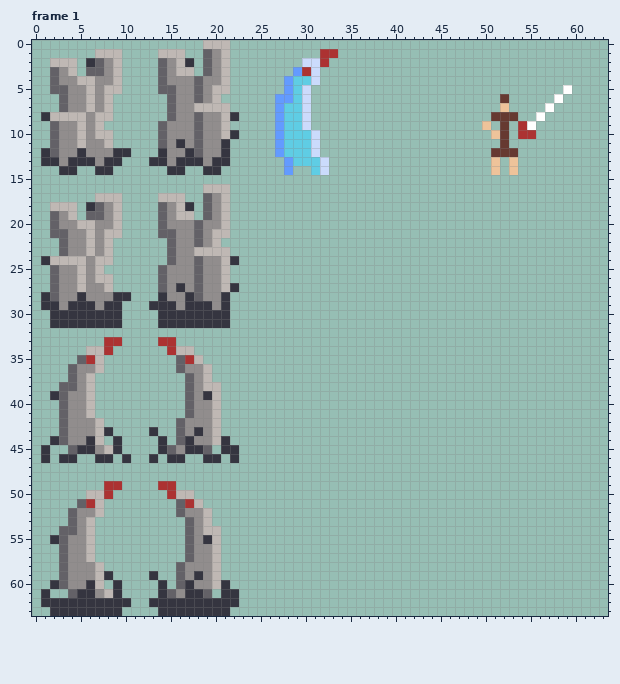
File history of a pixel-art file, NonUnitySources/Aseprite/Sprites Assorted F4.aseprite. Above, as it was before the edit.
64x64 pixels, 4 frames. Shown: frame 1. The commit also changed other frames, which this record leaves out.
The same view after the edit:
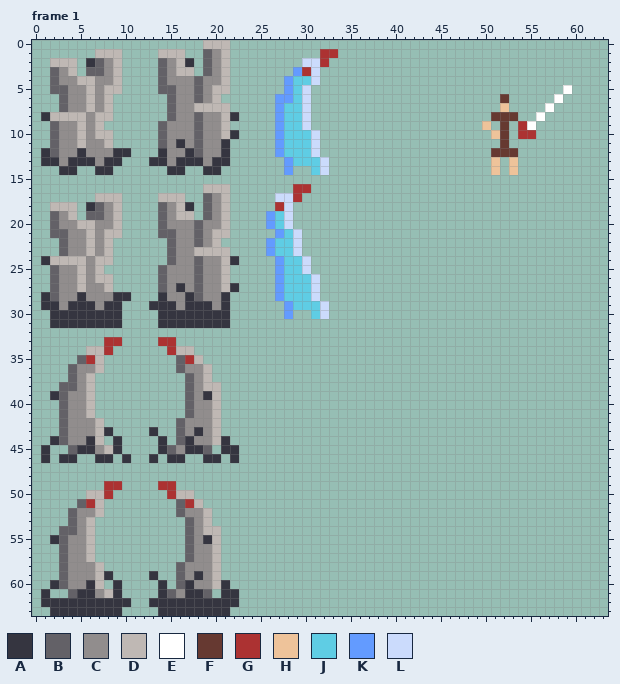
Palette (. is transparent): A #353540  B #636167  C #918d8d  D #bfb8b4  E #ffffff  F #663931  G #ac3232  H #eec39a  J #5fcde4  K #639bff  L #cbdbfc
Edits made:
Frame 1, layer "Layer 1":
There is now colour G in row 16 at x 29 to 30; in row 17 at x 29; in row 18 at x 27.
There is now colour J in rows 19 to 20 at x 27; in row 21 at x 28; in rows 22 to 23 at x 27 to 28; in rows 24 to 25 at x 28 to 29; in rows 26 to 28 at x 28 to 30; in row 29 at x 29 to 31.
There is now colour J in row 30 at x 31.
There is now colour K in rows 19 to 20 at x 26; in row 21 at x 27; in rows 22 to 23 at x 26; in rows 24 to 28 at x 27; in rows 29 to 30 at x 28.
There is now colour L in row 17 at x 27 to 28; in rows 18 to 20 at x 28; in rows 21 to 23 at x 29; in rows 24 to 25 at x 30; in rows 26 to 28 at x 31; in rows 29 to 30 at x 32.
Where, in picture pixels (left, top, right, bottom), the same in both pictures:
added: (266, 184, 329, 319)
